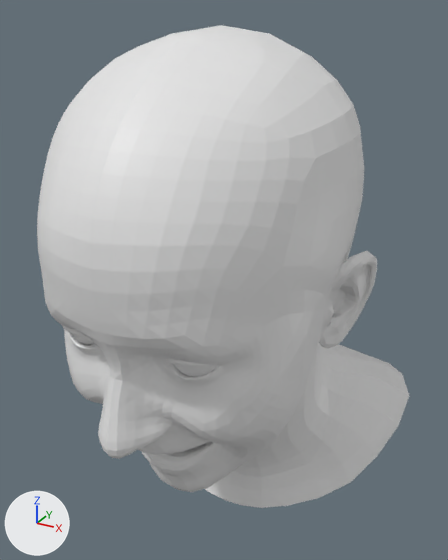
The OBJ model examples/flame_apply_hifi3d_uv_examples/girl2B/girlBsurg_exp_Expression.obj as it was, and as the next commit left it.
Both versions are drawn from a 50 mm lens placed at (0.281, -0.286, 0.277), pointed at (0.109, 0.026, 0.121). Lighting does not change. The marker at lower left points along +X, +Y and +Z. Where no turn or scale is listed for an object, it has been applied to the vertices.

The older version as bpy lines, for what is in view:
```python
me_girlbsurg_exp_expression = bpy.data.meshes.new('girlBsurg_exp_Expression')
me_girlbsurg_exp_expression.from_pydata(...)  # 5023 vertices, 9976 faces; spans x 0.008..0.217, y -0.109..0.149, z -0.05..0.269
ob_girlbsurg_exp_expression = bpy.data.objects.new('girlBsurg_exp_Expression', me_girlbsurg_exp_expression)
ob_girlbsurg_exp_expression.location = (0.0, 0.0, 0.0)
```
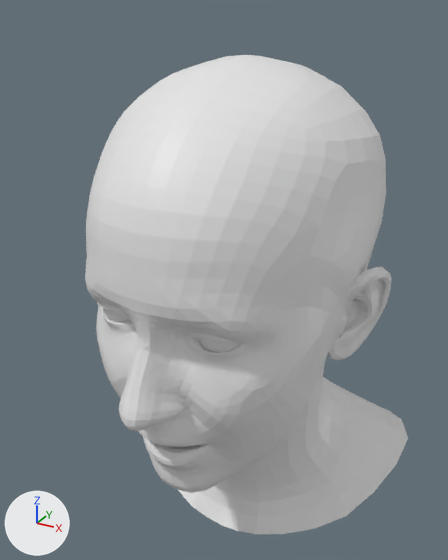
Commit message: correct 2girlB

The edits, one by one:
me_girlbsurg_exp_expression is used by ob_girlbsurg_exp_expression; location (0.0, 0.0, 0.0).
me_girlbsurg_exp_expression had 5023 vertices, 9976 faces and spanned x 0.008..0.217, y -0.109..0.149, z -0.05..0.269.
me_girlbsurg_exp_expression now has 5023 vertices, 9976 faces and spans x 0.016..0.221, y -0.092..0.143, z -0.064..0.254.
me_girlbsurg_exp_expression part 1: the loose piece of 546 vertices spanning x 0.137..0.162, y -0.086..-0.06, z 0.12..0.146 is multiplied about its middle by the matrix ((0.999, 0.037, 0.014), (-0.039, 0.982, 0.186), (-0.007, -0.187, 0.982)), then moved by (0.0, 0.023, 0.0).
me_girlbsurg_exp_expression part 2: the loose piece of 546 vertices spanning x 0.076..0.102, y -0.086..-0.06, z 0.12..0.146 is multiplied about its middle by the matrix ((0.999, 0.037, 0.014), (-0.039, 0.982, 0.186), (-0.007, -0.187, 0.982)), then moved by (0.001, 0.026, 0.0).
me_girlbsurg_exp_expression part 3: 3931 of 5023 vertices moved; they spanned x 0.008..0.217, y -0.109..0.149, z -0.05..0.269 and now span x 0.016..0.221, y -0.092..0.143, z -0.064..0.254; mean shift (0.002, 0.019, -0.008); largest move (0.092, 0.033, 0.261) -> (0.098, 0.079, 0.239).

Boxes (x1, y1, x2, y2) around the edits, measured in the pictures (448 x 560 px; the box of a moved part takes in the faces that stretch with it):
'girlBsurg_exp_Expression', reshaped (13% narrower)
    before: (37, 25, 409, 508)
    after: (85, 55, 408, 534)
part 1 of me_girlbsurg_exp_expression, moved or reshaped
    before: (174, 364, 217, 377)
    after: (198, 338, 240, 353)
part 2 of me_girlbsurg_exp_expression, moved or reshaped
    before: (72, 334, 94, 345)
    after: (104, 309, 129, 323)
part 3 of me_girlbsurg_exp_expression, moved or reshaped
    before: (37, 25, 409, 508)
    after: (85, 55, 408, 534)
